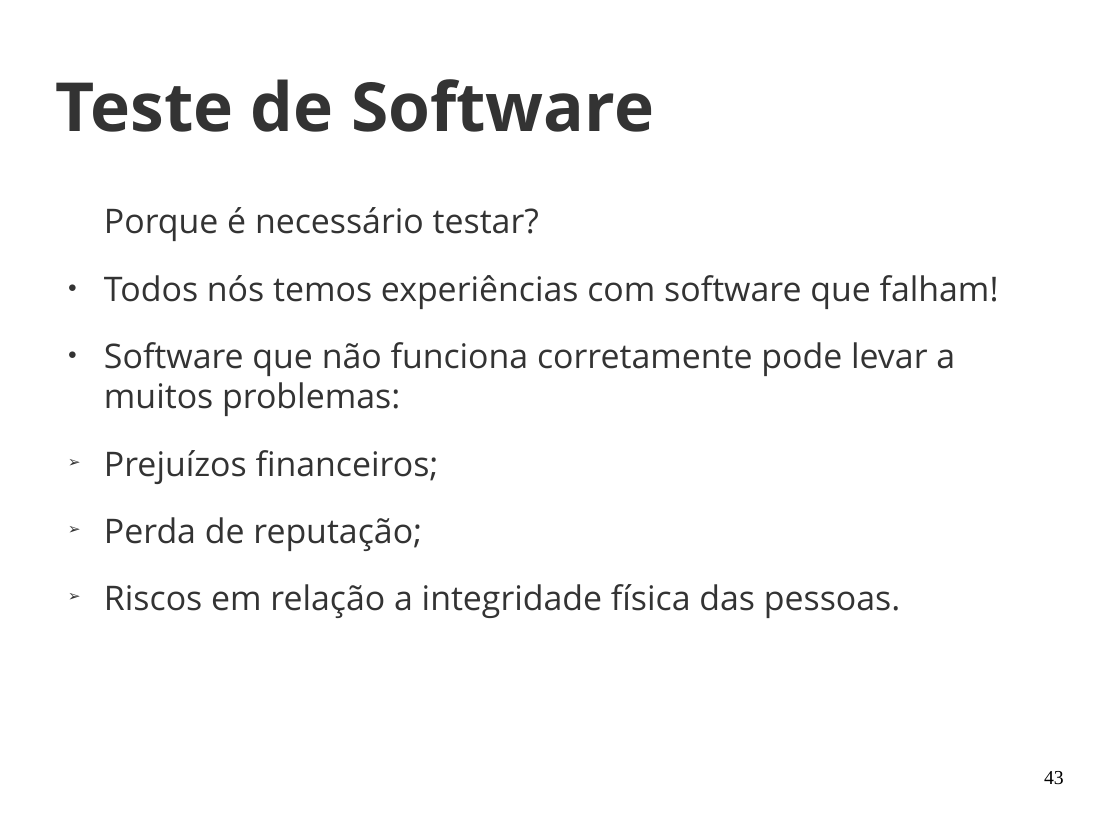
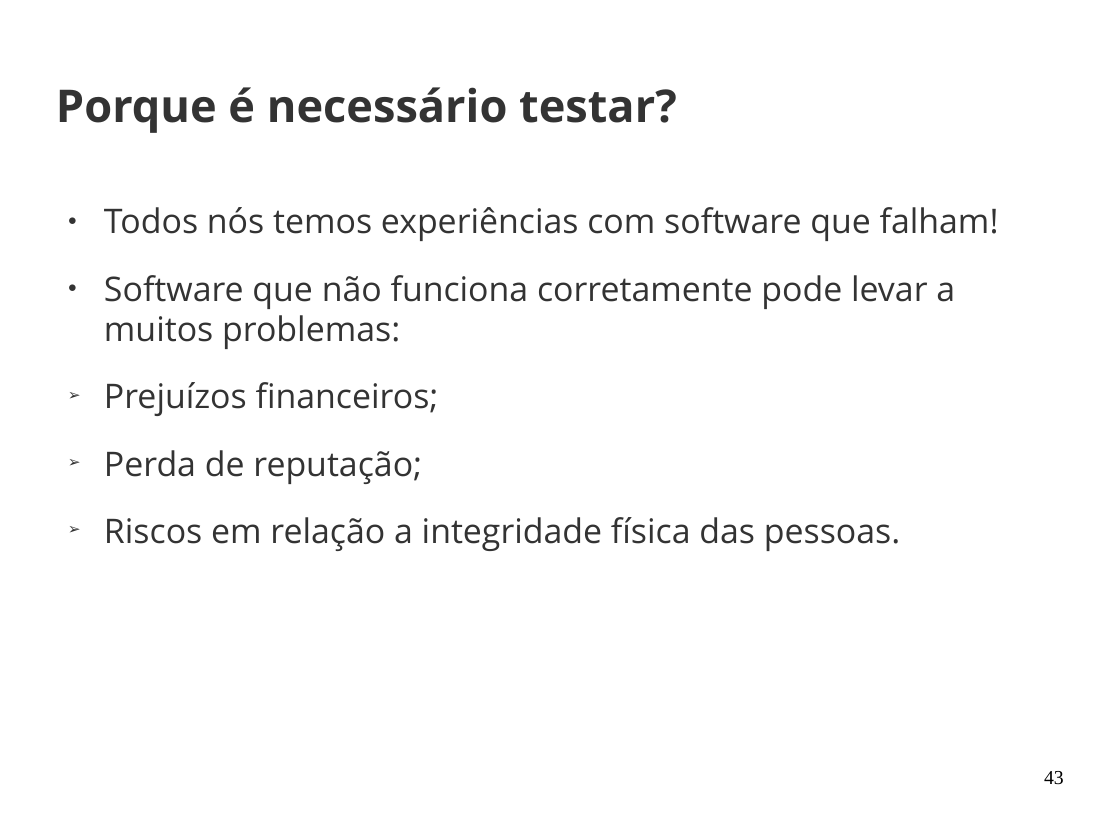
Before and after one commit to joaohelio/eng_de_software, a slide deck: slide 43 of Aulas/20170429/aula_2.odp. Drawn at 1120x840 pixels with LibreOffice and Linux fonts; fonts in the diff are those of the drawing; background and template pictures are left out. Boxes give left, top, right and bottom in pixels: in the first picture for what was removed or moved away, otherwise in the second. Text is boxed around its words. In the diff, an @@ line names an element or a change of style, - is before the commit and + after.

```diff
--- a/Aulas/20170429/aula_2.odp
+++ b/Aulas/20170429/aula_2.odp
@@ title at (56, 87, 677, 133): text changed; size 48 to 32 pt @@
-Teste de Software
+Porque é necessário testar?
@@ text at (104, 207, 539, 241): paragraph removed @@
-Porque é necessário testar?
```
Also in this commit, not shown: 14 other slides changed, 8 slides added.
